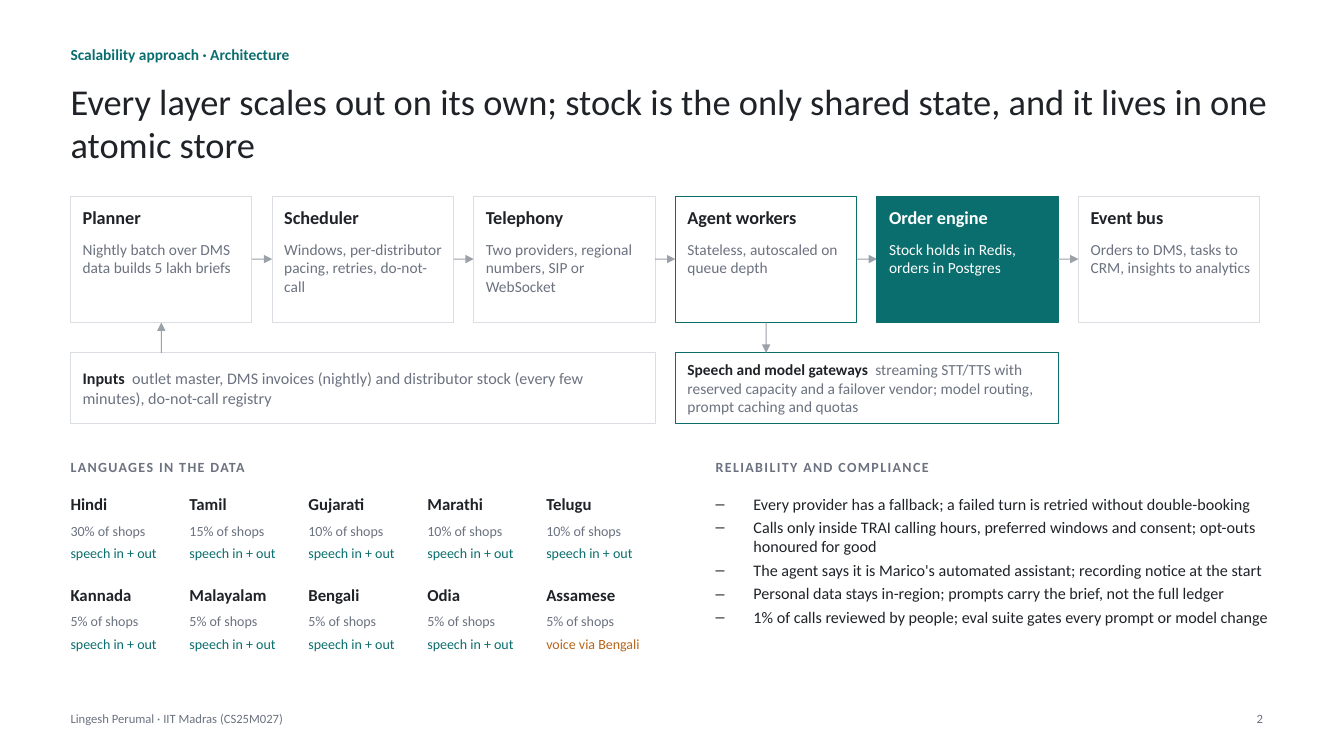
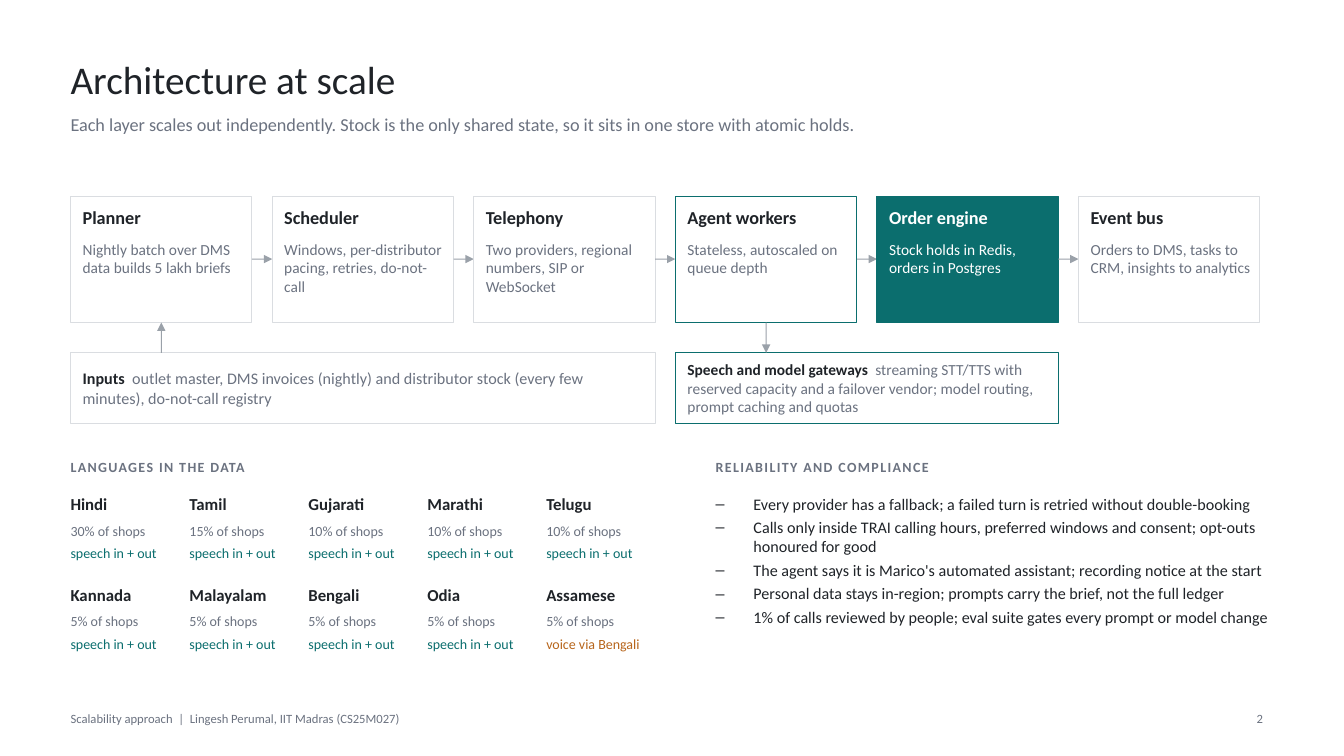
Before and after one commit to lingesh255/gt-voice, a slide deck: slide 2 of docs/scalability-approach.pptx. Drawn at 1344x756 pixels with LibreOffice and Linux fonts; fonts in the diff are those of the drawing. Boxes give left, top, right and bottom in pixels: in the first picture for what was removed or moved away, otherwise in the second. Text is boxed around its words. In the diff, an @@ line names an element or a change of style, - is before the commit and + after.

```diff
--- a/docs/scalability-approach.pptx
+++ b/docs/scalability-approach.pptx
@@ title at bbox=[71, 66, 396, 95]: text changed; size 11 to 28 pt; text colour #0B6E6E to #1F2328; bold off @@
-Scalability approach · Architecture
+Architecture at scale
@@ text at bbox=[71, 118, 854, 134]: text changed; size 26 to 13 pt; text colour #1F2328 to #6B7280 @@
-Every layer scales out on its own; stock is the only shared state, and it lives in one atomic store
+Each layer scales out independently. Stock is the only shared state, so it sits in one store with atomic holds.
@@ text at bbox=[71, 714, 400, 725]: text changed @@
-Lingesh Perumal · IIT Madras (CS25M027)
+Scalability approach | Lingesh Perumal, IIT Madras (CS25M027)
```
Also in this commit, not shown: 2 other slides changed, 5 other files.
